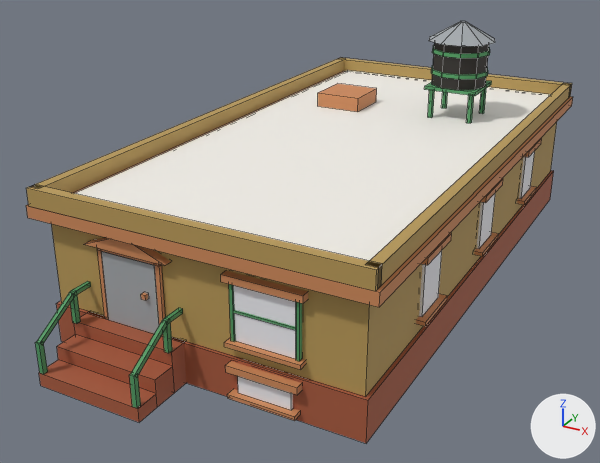
A saved change to the Blender file assets/managed-models/buildings/house-1x2-1f-brownstone-a/house-1x2-1f-brownstone-a.blend.
Rendered twice from a camera (50 mm lens) standing at (1.09, -2.257, 1.221) and looking at (-0.068, -0.15, 0.167). The lights are fixed; the arrows at lower right show +X, +Y and +Z. The picture after the commit comes second. Mesh edges are drawn as thin lines.

In view in the first picture: 'house-1x2-1f-brownstone-a'.
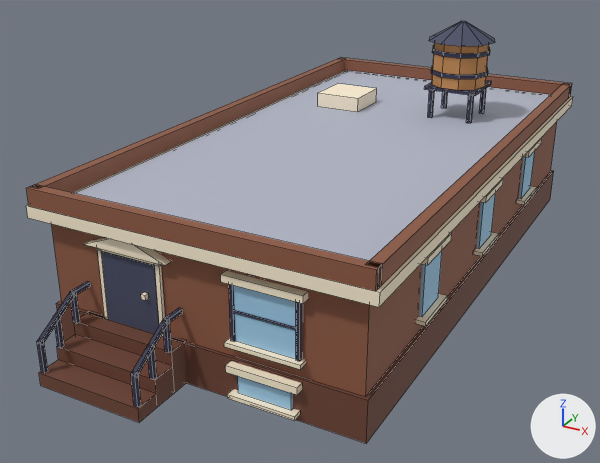
The change, as a list of edits to the scene's bpy script:
```text
Change me_house_1x2_1f_brownstone_a:
    used by ob_house_1x2_1f_brownstone_a; location = (0.0, 0.0, 0.0)
    remove me_house_1x2_1f_brownstone_a.from_pydata(...)  # 638 vertices, 467 faces; spans x -0.5..0.5, y -1.0..0.98, z 0.0..0.74
    add me_house_1x2_1f_brownstone_a.from_pydata(...)  # 654 vertices, 479 faces; spans x -0.5..0.5, y -1.0..0.98, z 0.0..0.74
    me_house_1x2_1f_brownstone_a part 1: a new loose piece, a box spanning x -0.356..-0.344, y -0.931..-0.919, z 0.08..0.172, in mat_m_house_1x2_1f_brownstone_a
    me_house_1x2_1f_brownstone_a part 2: a new loose piece, a box spanning x -0.056..-0.044, y -0.931..-0.919, z 0.08..0.172, in mat_m_house_1x2_1f_brownstone_a
    me_house_1x2_1f_brownstone_a part 3
    4 vertices are removed from x -0.36..-0.04, y -0.99, z 0.13
    38 faces are deleted
    4 vertices are added at (-0.34, -0.98, 0.13), (-0.36, -0.98, 0.13), (-0.04, -0.98, 0.13), (-0.06, -0.98, 0.13)
    38 new faces join them
    me_house_1x2_1f_brownstone_a part 4: 429 kept faces spanning x -0.5..0.5, y -1.0..0.98, z 0.0..0.74 get new texture (UV) coordinates
```

Pixel boxes (x1, y1, x2, y2) of what changed, in the pictures (600 x 463 px; the box of a moved part takes in the faces that stretch with it):
part 1 of me_house_1x2_1f_brownstone_a, added: after (54, 315, 64, 348)
part 2 of me_house_1x2_1f_brownstone_a, added: after (147, 345, 157, 380)
part 3 of me_house_1x2_1f_brownstone_a, moved or reshaped: before (35, 282, 183, 408); after (37, 282, 183, 407)
part 4 of me_house_1x2_1f_brownstone_a, surface changed: (26, 21, 573, 443) in both
